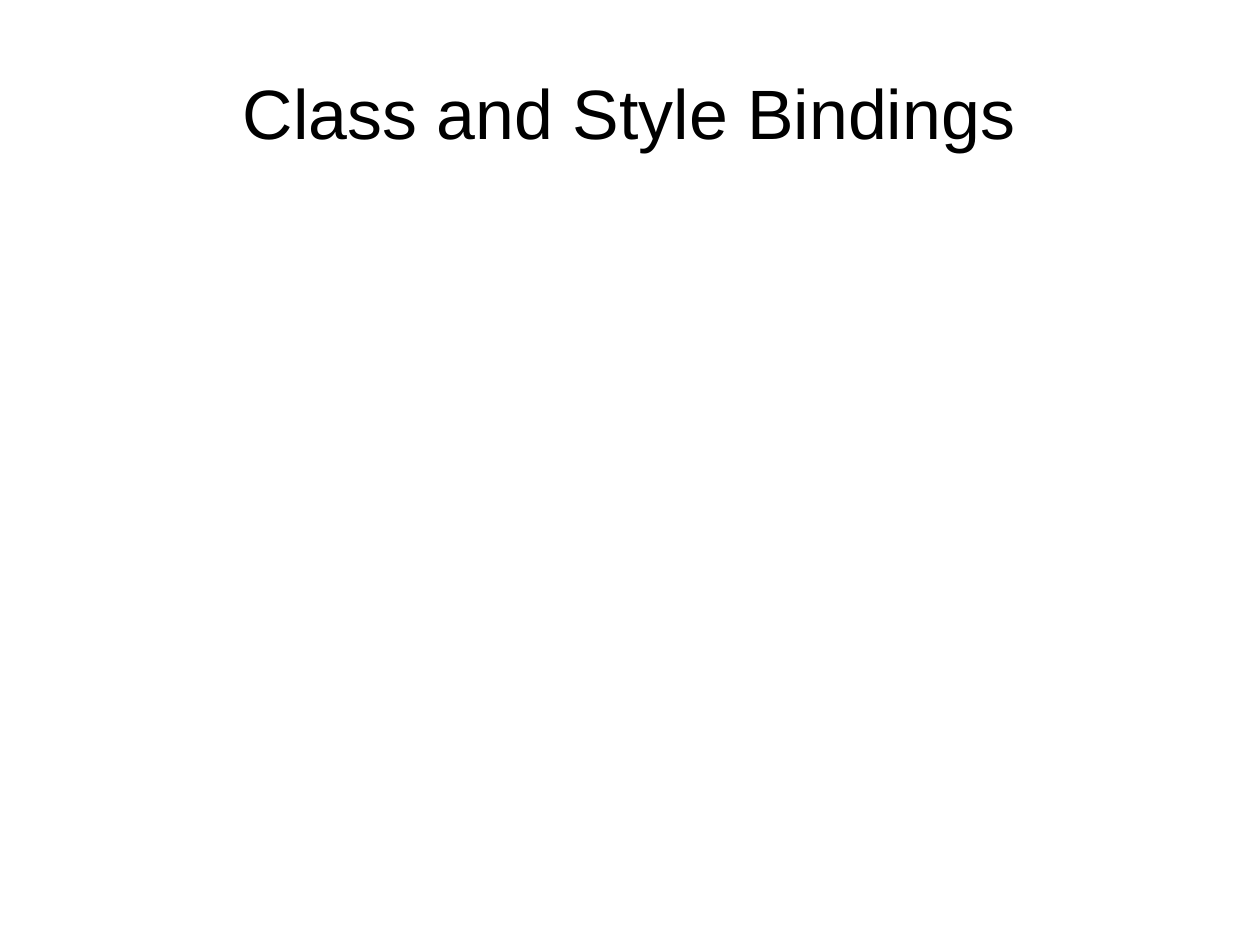
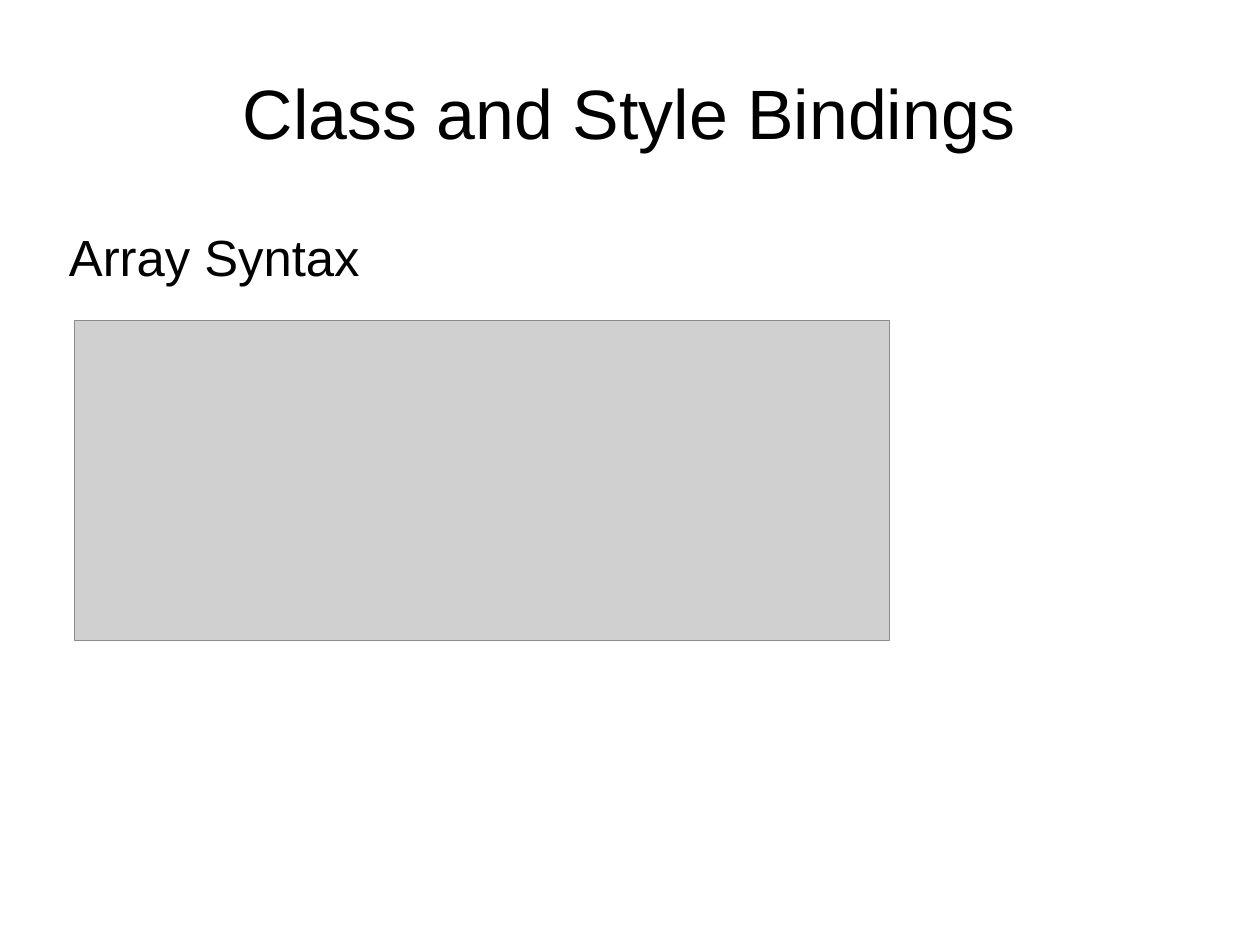
Before and after one commit to duet-ngyen/vue-learning, a slide deck: slide 12 of vuejs.ppt (slide 11 before the commit). Drawn at 1260x945 pixels with LibreOffice and Linux fonts; fonts in the diff are those of the drawing; grey boxes stand for pictures. Boxes give left, top, right and bottom in pixels: in the first picture for what was removed or moved away, otherwise in the second. Text is boxed around its words. In the diff, an @@ line names an element or a change of style, - is before the commit and + after.

```diff
--- a/vuejs.ppt
+++ b/vuejs.ppt
@@ text added at (x1=69, y1=240, x2=359, y2=286), 32 pt, text #000000 @@
+Array Syntax
@@ picture added at (x1=74, y1=320, x2=890, y2=640) @@
```
Also in this commit, not shown: 1 other slide changed, 3 slides added, 1 other file.
